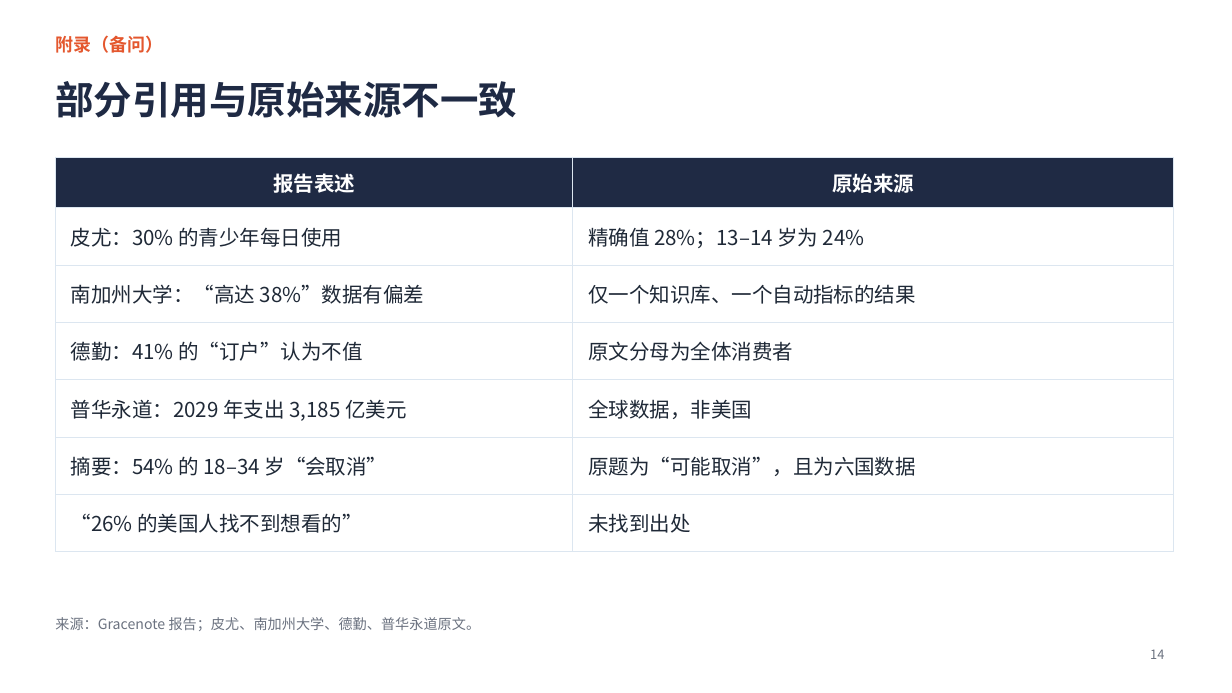
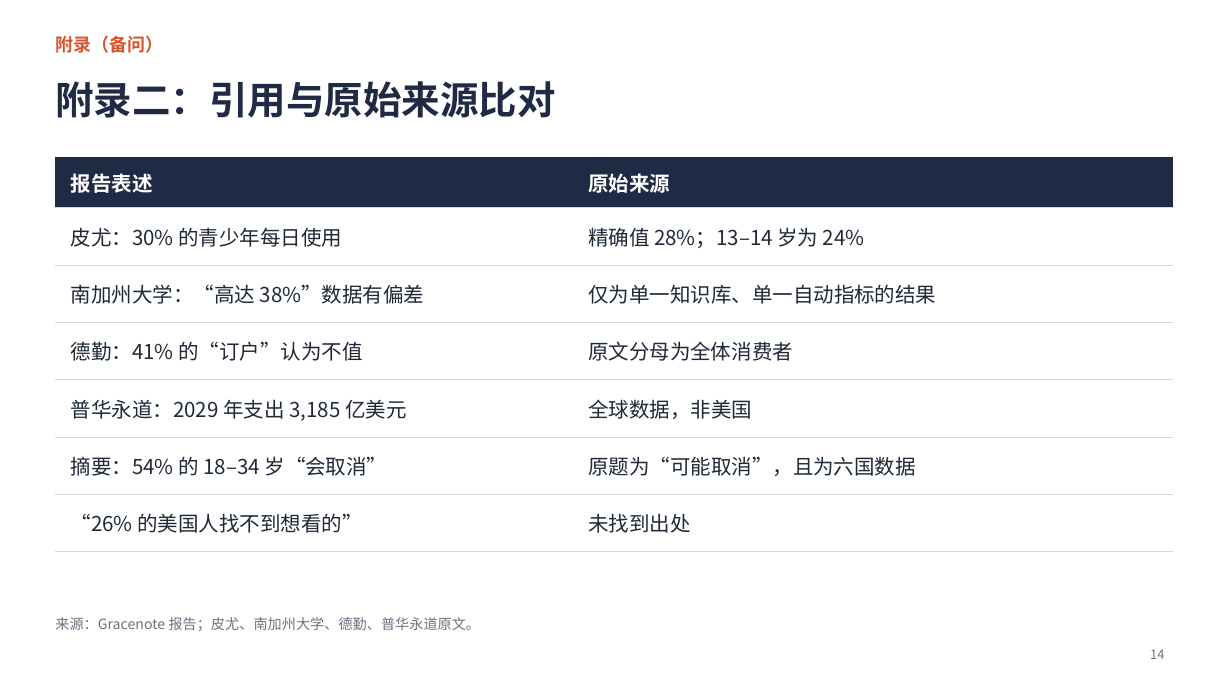
Before and after one commit to jayleo113/ppt, a slide deck: slide 14 of Gracenote报告解读_课堂汇报.pptx. Drawn at 1232x693 pixels with LibreOffice and Linux fonts; fonts in the diff are those of the drawing. Boxes give left, top, right and bottom in pixels: in the first picture for what was removed or moved away, otherwise in the second. Text is boxed around its words. In the diff, an @@ line names an element or a change of style, - is before the commit and + after.

```diff
--- a/Gracenote报告解读_课堂汇报.pptx
+++ b/Gracenote报告解读_课堂汇报.pptx
@@ title at (x1=55, y1=81, x2=555, y2=118): text changed @@
-部分引用与原始来源不一致
+附录二：引用与原始来源比对
@@ table at (x1=55, y1=157, x2=1174, y2=537) @@
-row 3, column 2: 仅一个知识库、一个自动指标的结果
+row 3, column 2: 仅为单一知识库、单一自动指标的结果
@@ alignment centre to left @@
@@ borders changed @@
```
Also in this commit, not shown: 13 other slides changed, 4 other files.
